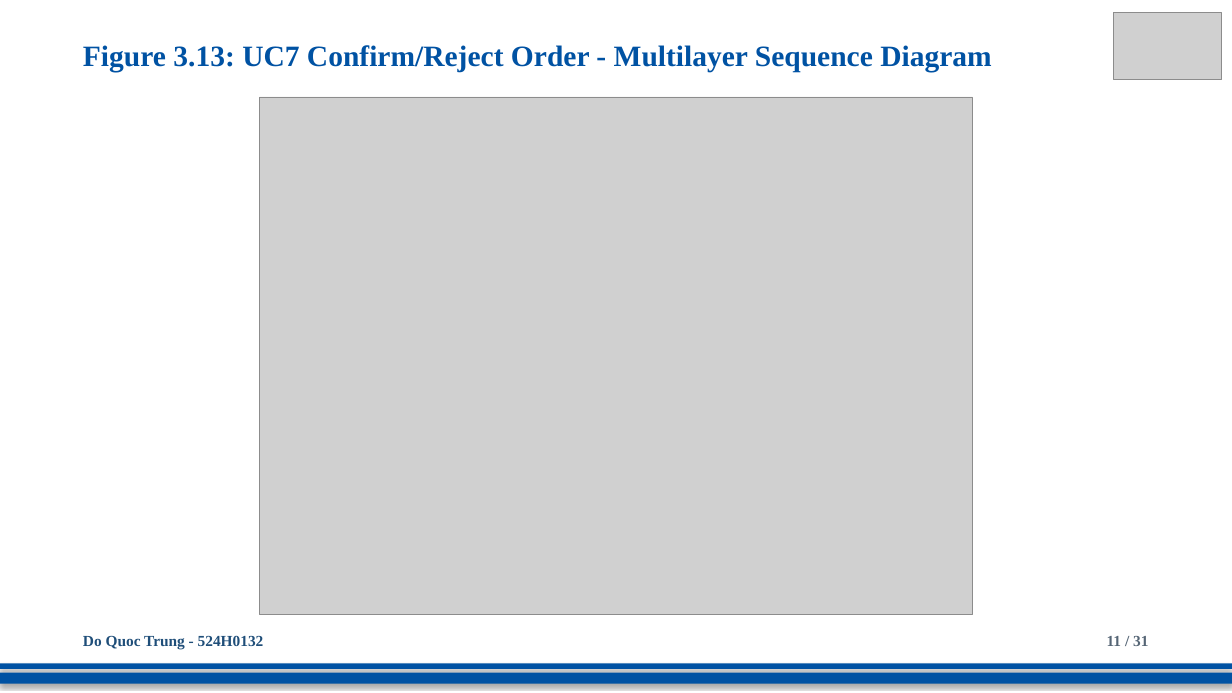
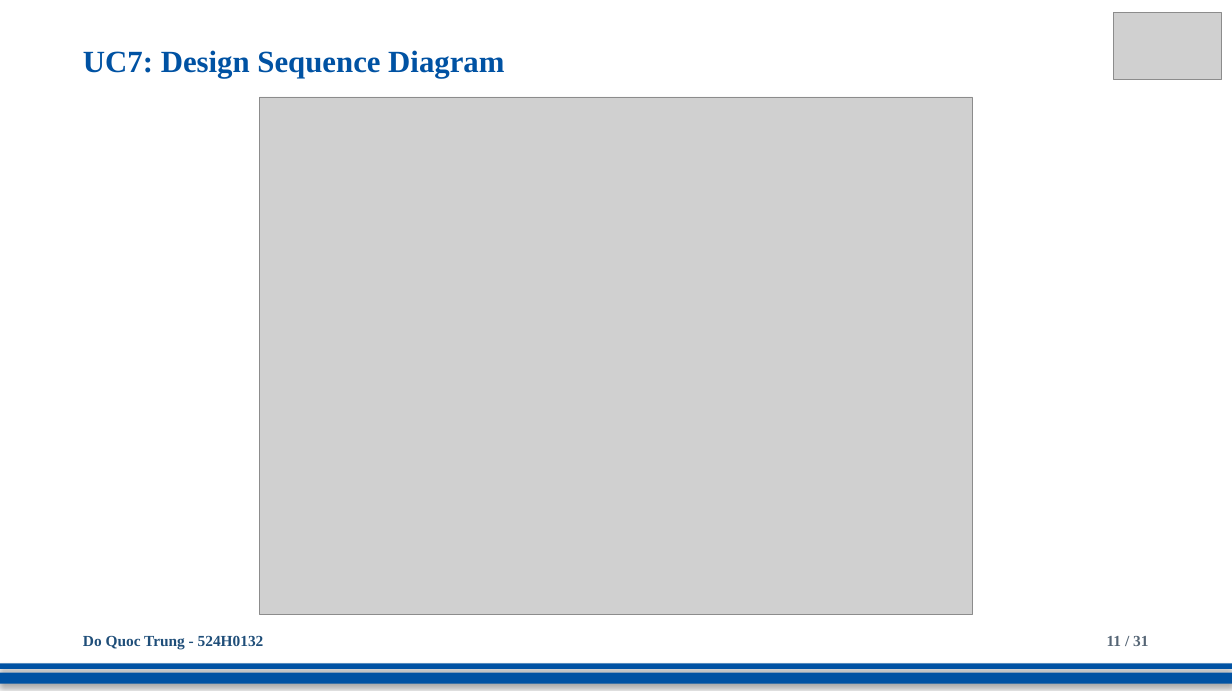
Before and after one commit to DoQuocTrung06/SaigonBite-RAD-TeamF10, a slide deck: slide 11 of Part_2/TeamF10_Presentation_for_SaigonBite.pptx. Drawn at 1232x693 pixels with LibreOffice and Linux fonts; fonts in the diff are those of the drawing; grey boxes stand for pictures. Boxes give left, top, right and bottom in pixels: in the first picture for what was removed or moved away, otherwise in the second. Text is boxed around its words. In the diff, an @@ line names an element or a change of style, - is before the commit and + after.

```diff
--- a/Part_2/TeamF10_Presentation_for_SaigonBite.pptx
+++ b/Part_2/TeamF10_Presentation_for_SaigonBite.pptx
@@ text at (83, 50, 504, 78): text changed; size 23 to 24 pt @@
-Figure 3.13: UC7 Confirm/Reject Order - Multilayer Sequence Diagram
+UC7: Design Sequence Diagram
```
Also in this commit, not shown: 29 other slides changed.
